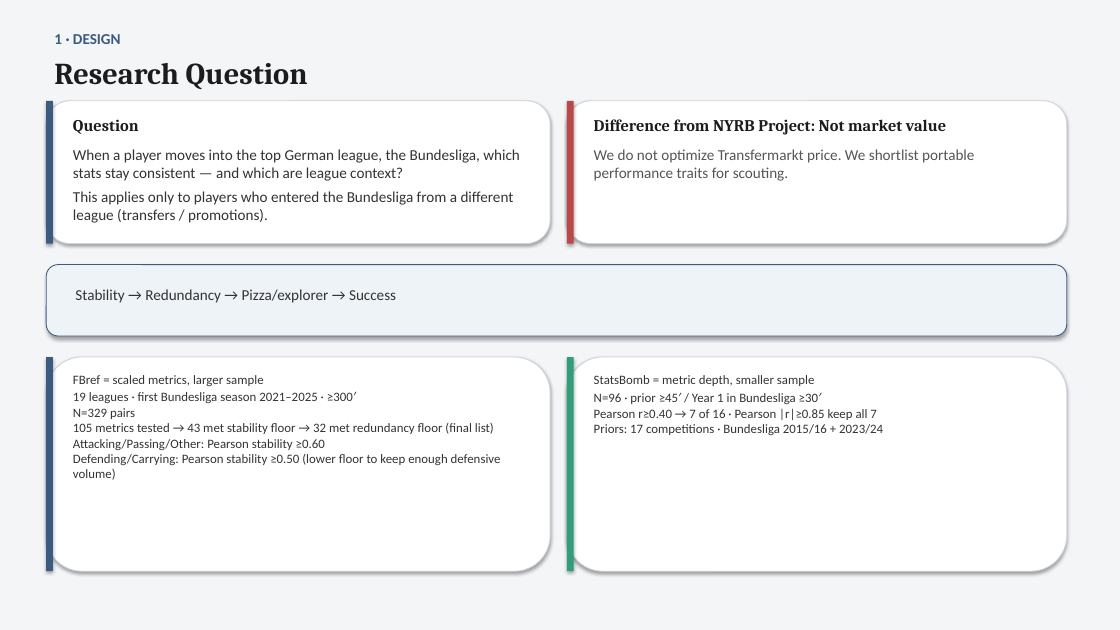
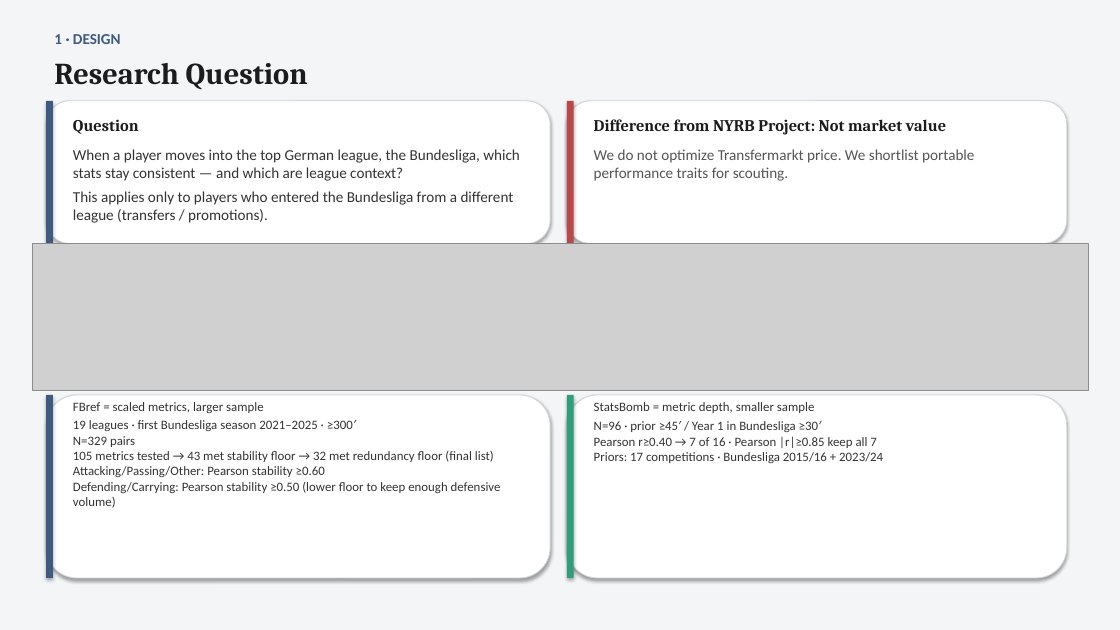
Before and after one commit to colbymorris08/bundesliga-transfer-traits, a slide deck: slide 3 of bundesliga_transfer_traits.pptx. Drawn at 1120x630 pixels with LibreOffice and Linux fonts; fonts in the diff are those of the drawing; grey boxes stand for pictures. Boxes give left, top, right and bottom in pixels: in the first picture for what was removed or moved away, otherwise in the second. Text is boxed around its words. In the diff, an @@ line names an element or a change of style, - is before the commit and + after.

```diff
--- a/bundesliga_transfer_traits.pptx
+++ b/bundesliga_transfer_traits.pptx
@@ picture added at (x1=32, y1=244, x2=1089, y2=391) @@
@@ text removed at (x1=75, y1=289, x2=396, y2=303) @@
-Stability → Redundancy → Pizza/explorer → Success
@@ rounded rectangle resized from (x1=46, y1=357, x2=550, y2=571) to (x1=46, y1=395, x2=550, y2=578) @@
@@ rectangle resized from (x1=46, y1=357, x2=53, y2=571) to (x1=46, y1=395, x2=53, y2=578) @@
@@ text "FBref = scaled metrics, larger ..." moved from (x1=73, y1=375, x2=501, y2=480) to (x1=73, y1=402, x2=501, y2=508) @@
@@ rounded rectangle resized from (x1=567, y1=357, x2=1067, y2=571) to (x1=567, y1=395, x2=1067, y2=578) @@
@@ rectangle resized from (x1=567, y1=357, x2=574, y2=571) to (x1=567, y1=395, x2=574, y2=578) @@
@@ text "StatsBomb = metric depth, smaller ..." moved from (x1=594, y1=375, x2=883, y2=435) to (x1=594, y1=402, x2=883, y2=463) @@
```
Also in this commit, not shown: 1 other slide changed, 2 other files.
